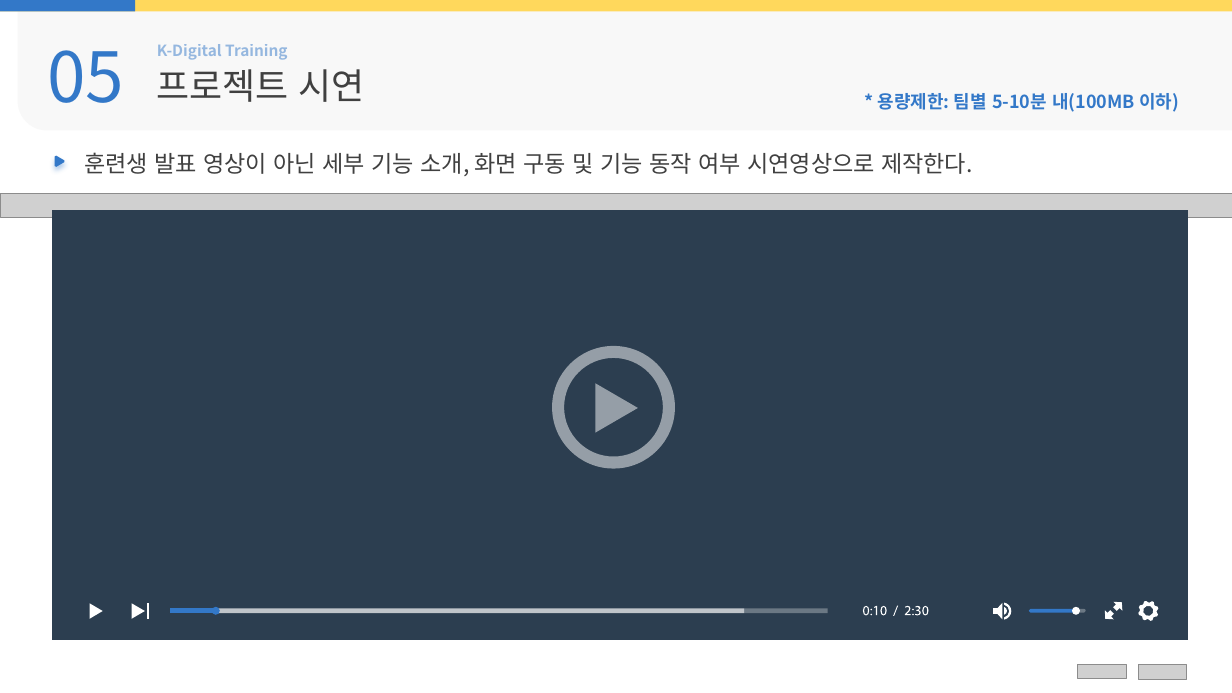
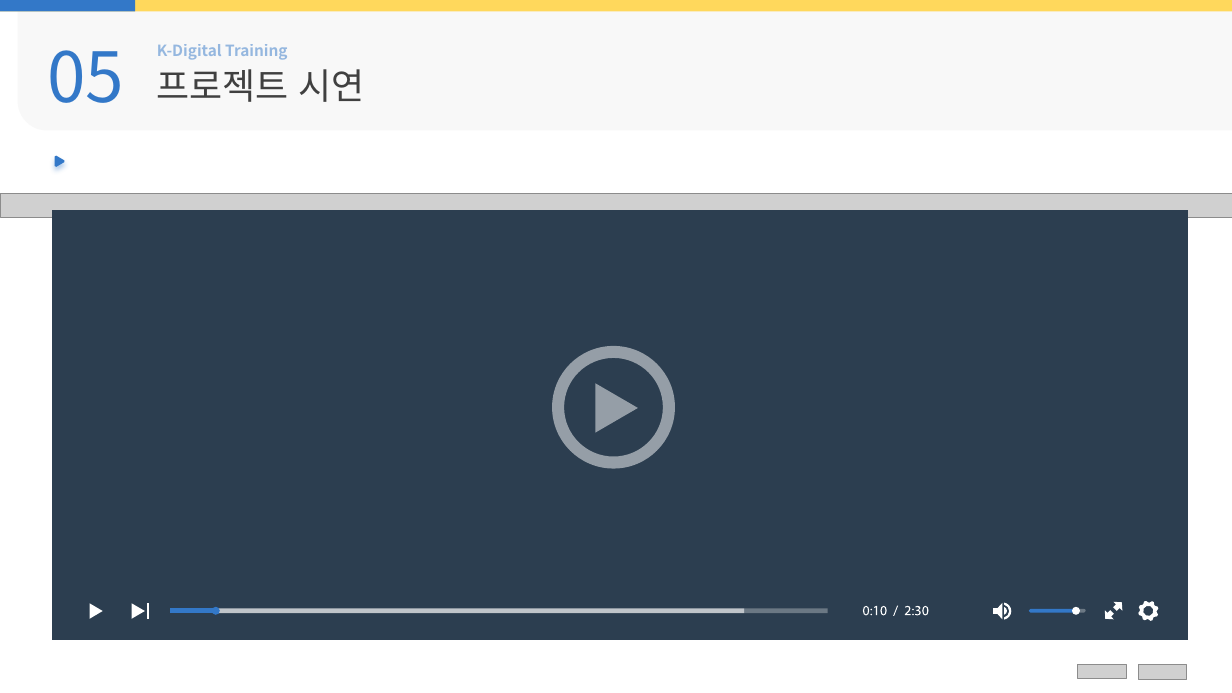
Before and after one commit to Hiddle00/project2_weather, a slide deck: slide 28 of 최종발표/05.D팀_최종발표.pptx. Drawn at 1232x693 pixels with LibreOffice and Linux fonts; fonts in the diff are those of the drawing; grey boxes stand for pictures; background and template pictures are left out. Boxes give left, top, right and bottom in pixels: in the first picture for what was removed or moved away, otherwise in the second. Text is boxed around its words. In the diff, an @@ line names an element or a change of style, - is before the commit and + after.

```diff
--- a/최종발표/05.D팀_최종발표.pptx
+++ b/최종발표/05.D팀_최종발표.pptx
@@ text removed at [878,93,1179,112] @@
-* 용량제한: 팀별 5-10분 내(100MB 이하)
@@ text removed at [84,152,972,176] @@
-훈련생 발표 영상이 아닌 세부 기능 소개, 화면 구동 및 기능 동작 여부 시연영상으로 제작한다.
```
Also in this commit, not shown: 16 other slides changed, 9 other files.
